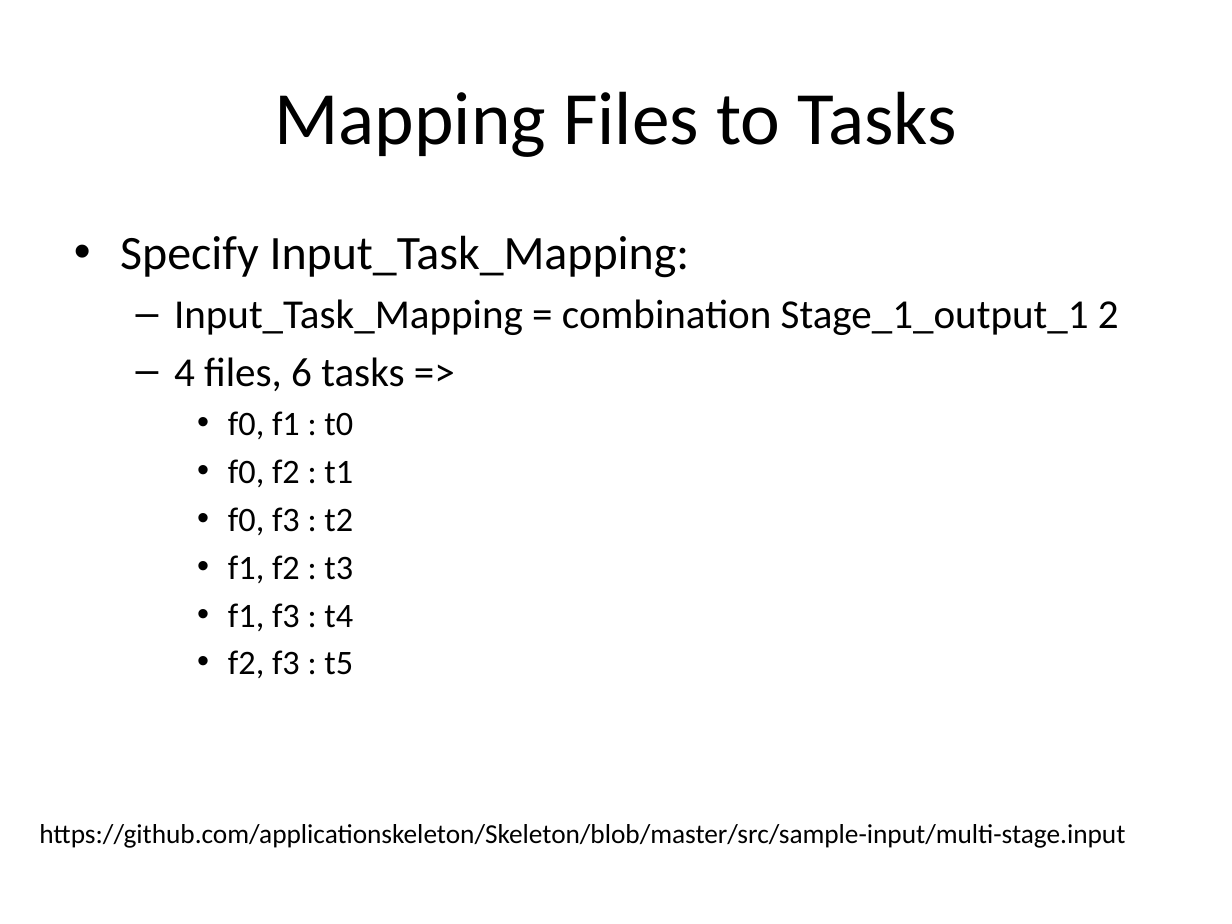
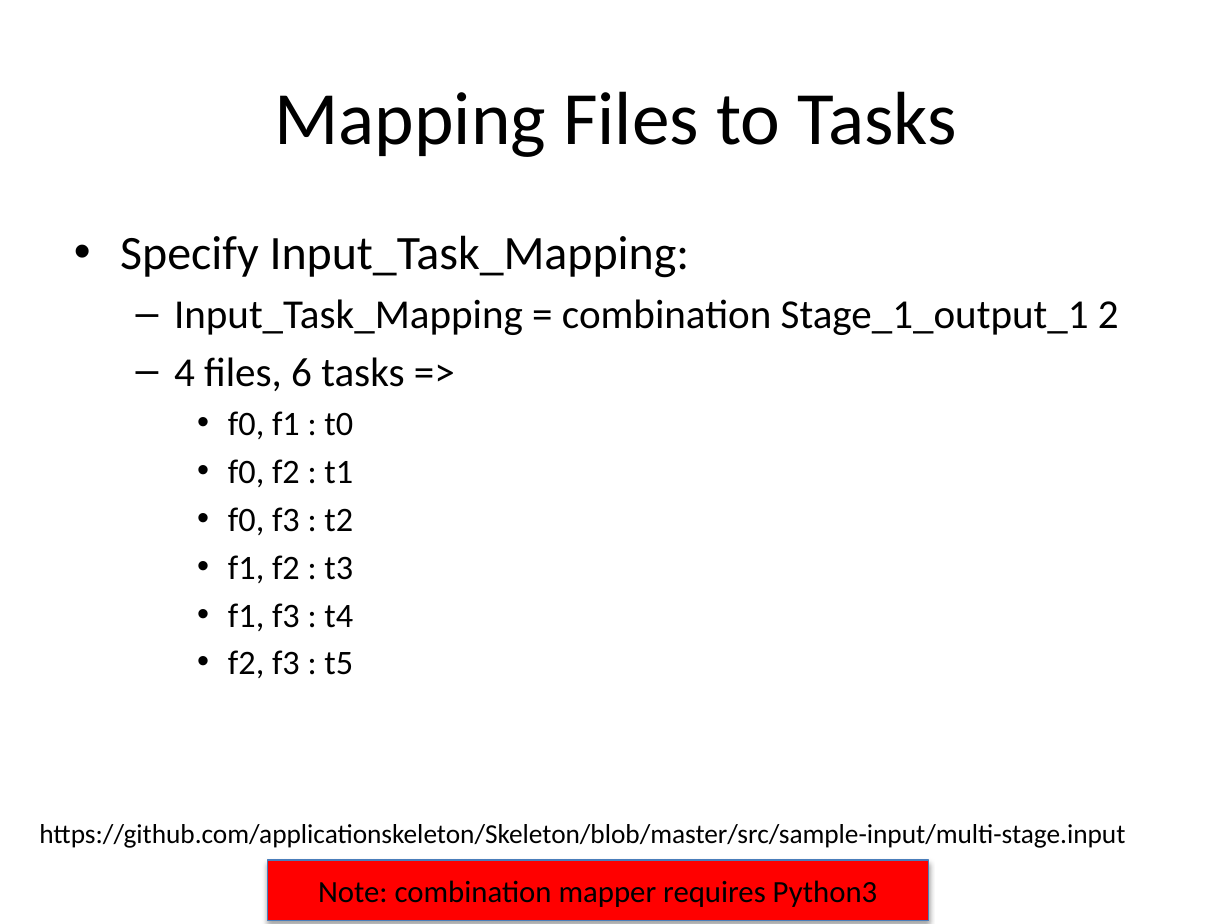
Before and after one commit to applicationskeleton/Skeleton, a slide deck: slide 17 of tutorial/skeleton-tutorial.pptx. Drawn at 1232x924 pixels with LibreOffice and Linux fonts; fonts in the diff are those of the drawing. Boxes give left, top, right and bottom in pixels: in the first picture for what was removed or moved away, otherwise in the second. Text is boxed around its words. In the diff, an @@ line names an element or a change of style, - is before the commit and + after.

Commit message:
fix for python3 requirement

```diff
--- a/tutorial/skeleton-tutorial.pptx
+++ b/tutorial/skeleton-tutorial.pptx
@@ rectangle added at (x1=267, y1=860, x2=928, y2=920), fill #FF0000, outline #4B7EBC 0.75 pt, 18 pt, text #000000 @@
+Note: combination mapper requires Python3
```
Also in this commit, not shown: 1 other slide changed.
